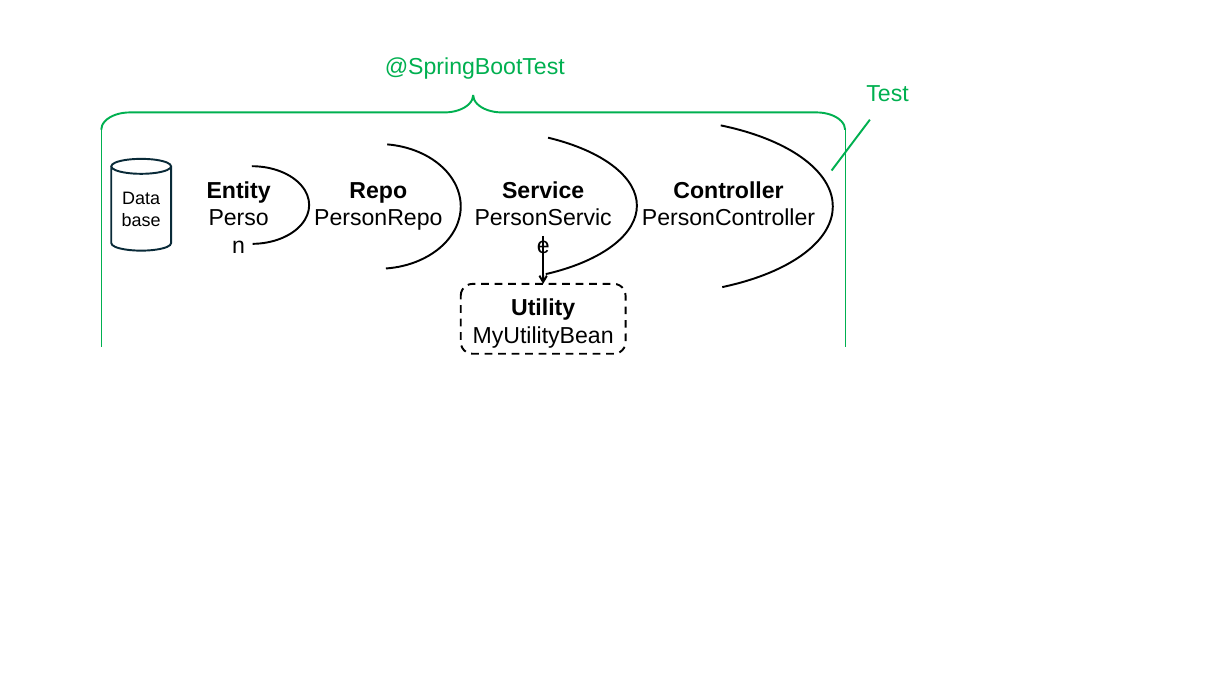
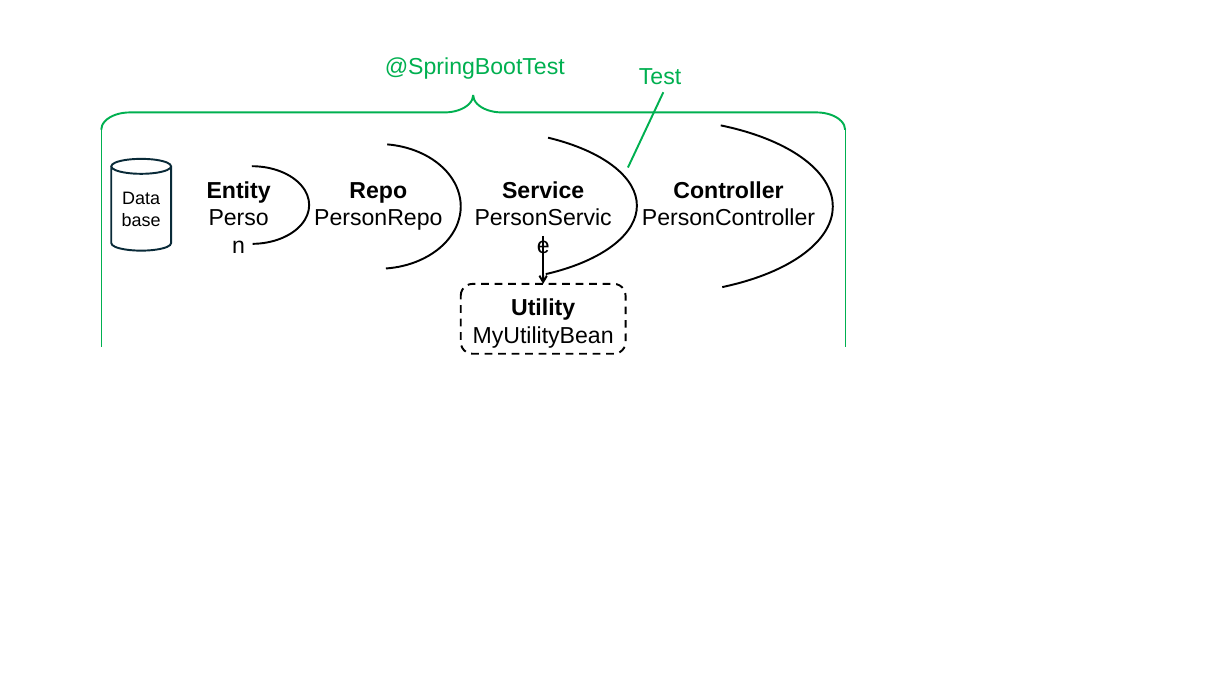
Before and after one commit to it-ninjas/labs, a slide deck: slide 4 of content/en/docs/java/spring-boot/spring-boot-testing/zwiebelprinzip.pptx. Drawn at 1232x693 pixels with LibreOffice and Linux fonts; fonts in the diff are those of the drawing. Boxes give left, top, right and bottom in pixels: in the first picture for what was removed or moved away, otherwise in the second. Text is boxed around its words. In the diff, an @@ line names an element or a change of style, - is before the commit and + after.

Commit message:
feature(springboottesting): ongoing, chapter DataJpaTest completed

```diff
--- a/content/en/docs/java/spring-boot/spring-boot-testing/zwiebelprinzip.pptx
+++ b/content/en/docs/java/spring-boot/spring-boot-testing/zwiebelprinzip.pptx
@@ text "Test": place and size @@
-text "Test" at (866,85,908,102)
+text "Test" at (639,68,681,85)
@@ line moved from (870, 120) - (832, 171) to (664, 92) - (628, 167) @@
```
Also in this commit, not shown: 2 other files.
